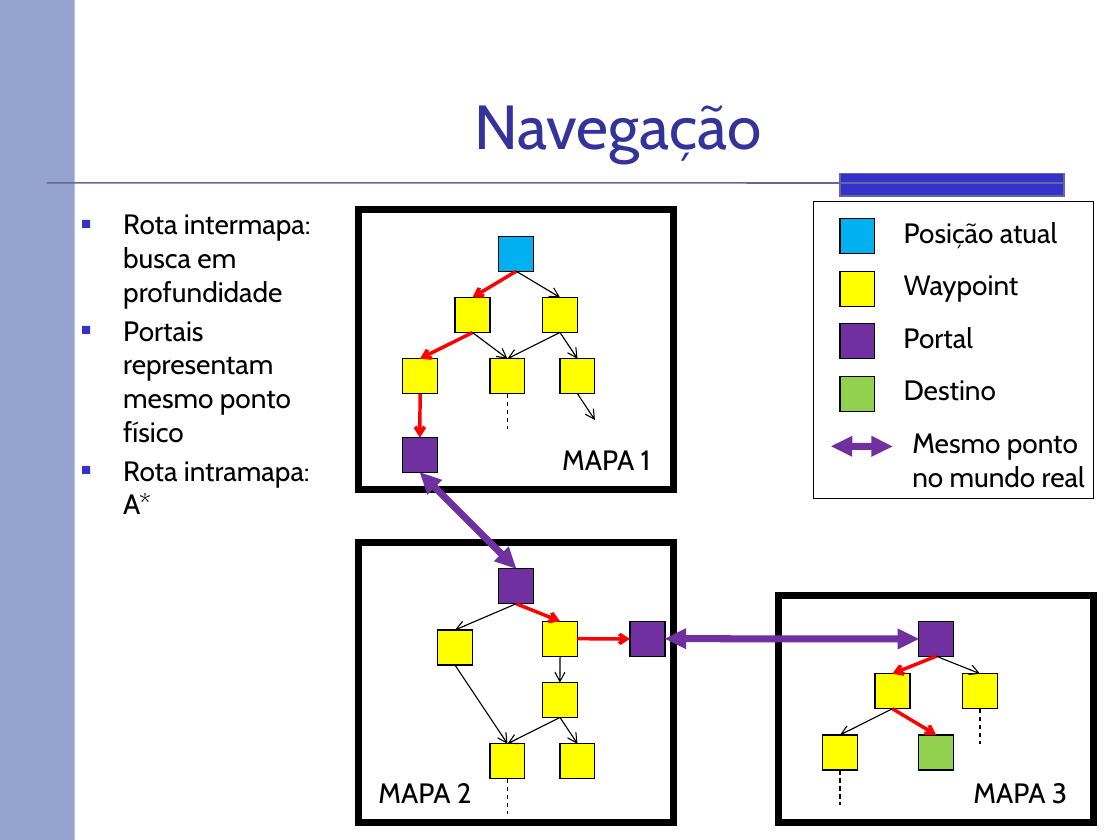
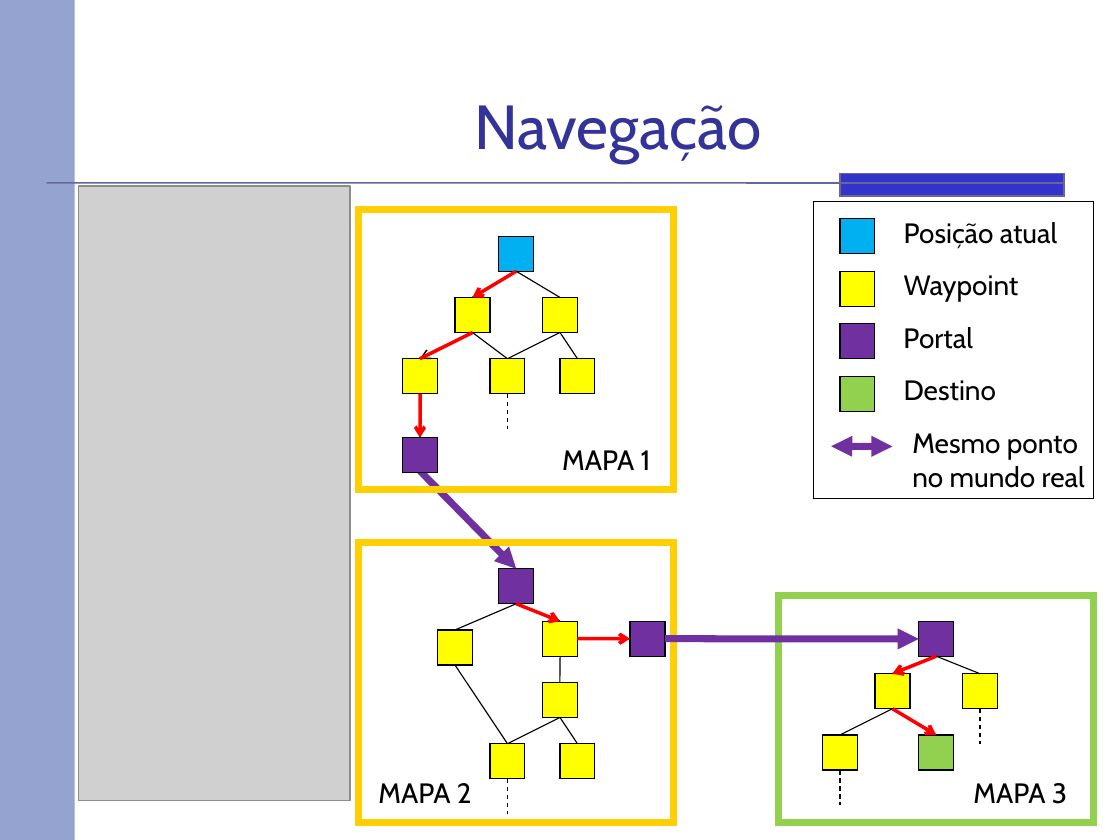
Before and after one commit to rafaelhdr/tccsauron, a slide deck: slide 18 of docs/Apresentação.pptx (slide 22 before the commit). Drawn at 1120x840 pixels with LibreOffice and Linux fonts; fonts in the diff are those of the drawing; grey boxes stand for pictures. Boxes give left, top, right and bottom in pixels: in the first picture for what was removed or moved away, otherwise in the second. Text is boxed around its words. In the diff, an @@ line names an element or a change of style, - is before the commit and + after.

```diff
--- a/docs/Apresentação.pptx
+++ b/docs/Apresentação.pptx
@@ picture added at bbox=[78, 186, 349, 801] @@
@@ rectangle added at bbox=[358, 209, 673, 489], outline #FFCF01 4.5 pt @@
@@ text removed at bbox=[123, 214, 311, 514] @@
-■ Rota intermapa: busca em profundidade
-■ Portais representam mesmo ponto físico
-■ Rota intramapa: A*
@@ arrow (516, 271) - (560, 298): arrow to line @@
@@ arrow (473, 333) - (420, 358): stroke #FF0000 2.25 pt to #000000 1 pt @@
@@ line added from (473, 333) to (420, 358), #FF0000 2.25 pt @@
@@ arrow (473, 333) - (507, 358): arrow to line @@
@@ arrow (560, 333) - (507, 358): arrow to line @@
@@ arrow (560, 333) - (578, 358): arrow to line @@
@@ arrow removed from (578, 394) to (595, 420) @@
@@ double arrow moved from (420, 473) - (516, 569) to (418, 468) - (516, 569) @@
@@ double arrow (418, 468) - (516, 569): double arrow to arrow @@
@@ rectangle added at bbox=[358, 542, 673, 822], outline #FFCF01 4.5 pt @@
@@ rectangle added at bbox=[778, 595, 1093, 822], outline #FFCF01 4.5 pt @@
@@ rectangle added at bbox=[778, 595, 1093, 822], outline #92D050 4.5 pt @@
@@ arrow (516, 604) - (455, 631): arrow to line @@
@@ arrow (560, 656) - (560, 682): arrow to line @@
@@ double arrow (918, 638) - (665, 638): double arrow to arrow @@
@@ arrow (936, 656) - (980, 674): arrow to line @@
@@ arrow (455, 665) - (507, 744): arrow to line @@
@@ arrow (560, 718) - (507, 744): arrow to line @@
@@ arrow (560, 718) - (578, 744): arrow to line @@
@@ arrow (893, 709) - (840, 735): arrow to line @@
```
Also in this commit, not shown: 13 other slides changed, 1 slide added, 6 slides removed.
